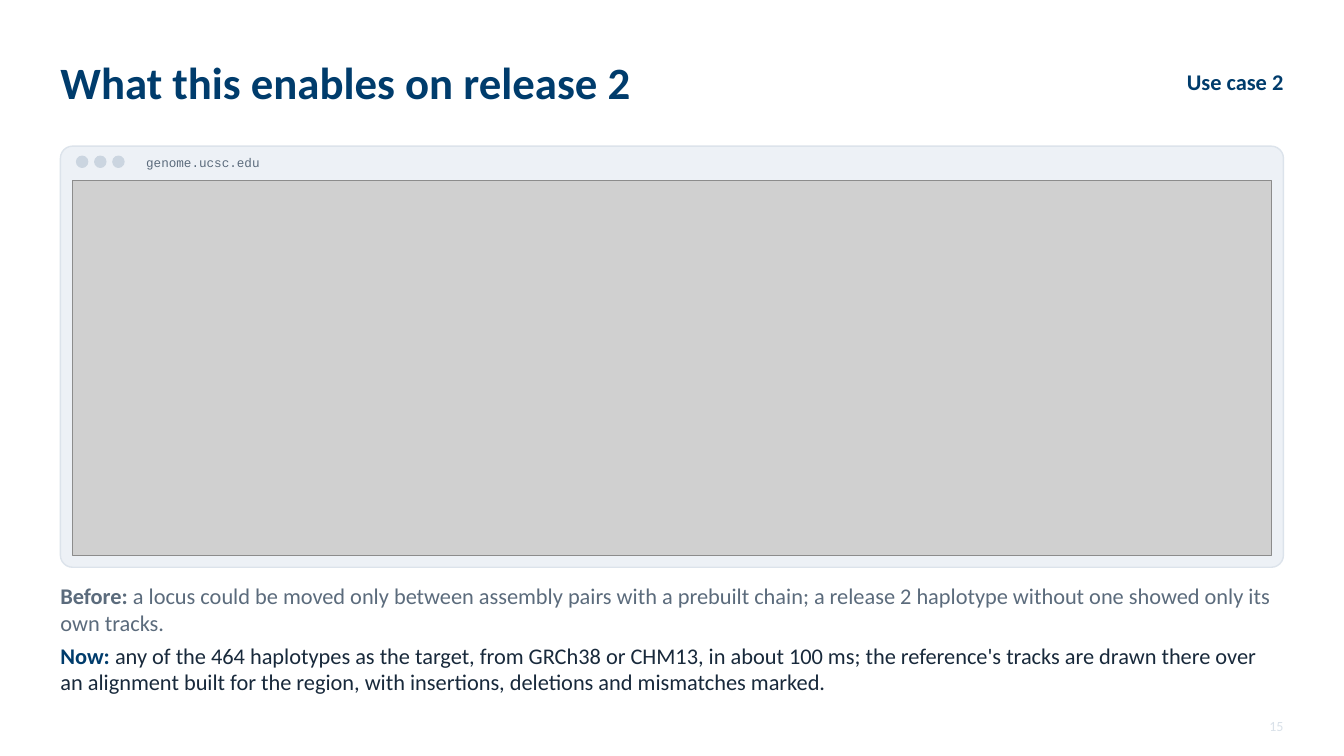
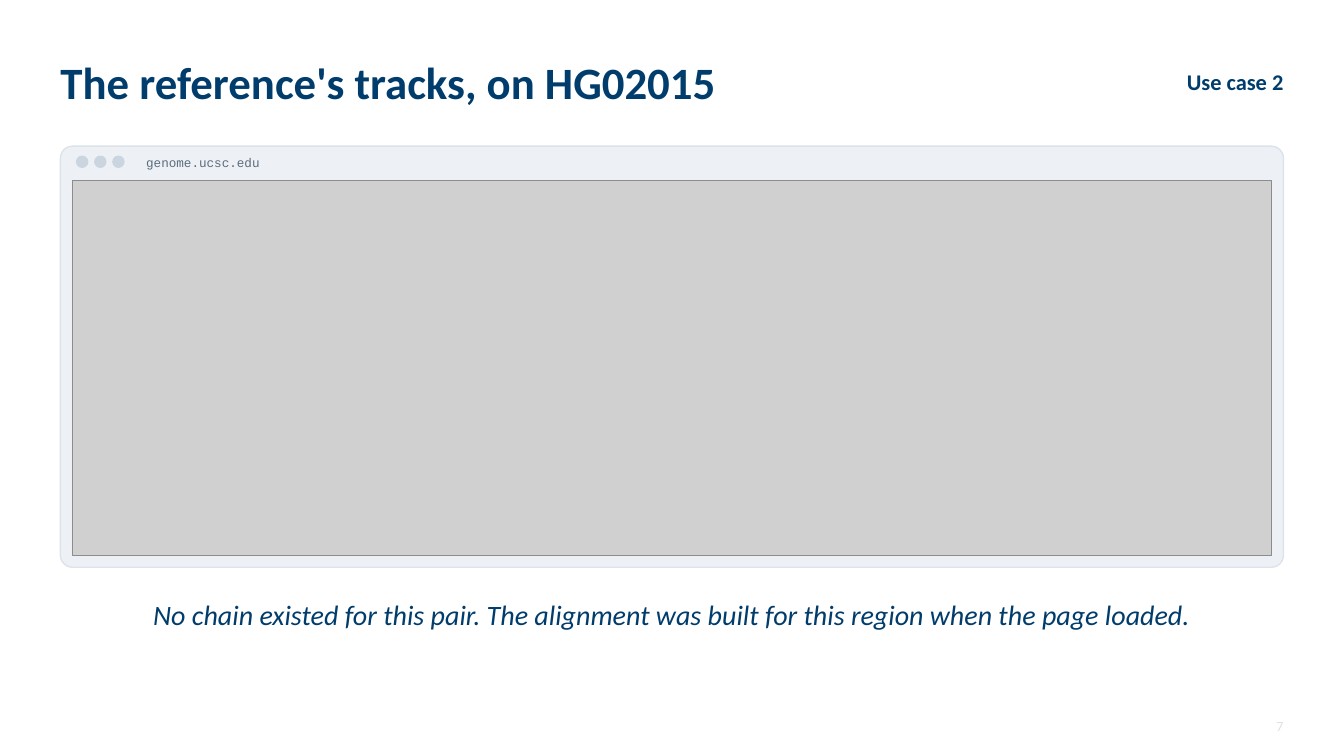
Before and after one commit to parsaeskandar/hprc_2026_poster, a slide deck: slide 7 of talk/HPRC2026_talk.pptx (slide 15 before the commit). Drawn at 1344x756 pixels with LibreOffice and Linux fonts; fonts in the diff are those of the drawing; grey boxes stand for pictures. Boxes give left, top, right and bottom in pixels: in the first picture for what was removed or moved away, otherwise in the second. Text is boxed around its words. In the diff, an @@ line names an element or a change of style, - is before the commit and + after.

```diff
--- a/talk/HPRC2026_talk.pptx
+++ b/talk/HPRC2026_talk.pptx
@@ text at box(60, 67, 715, 105): text changed @@
-What this enables on release 2
+The reference's tracks, on HG02015
@@ text at box(153, 605, 1189, 630): text changed; size 16 to 20 pt; text colour #18293B to #003C6C; italic on @@
-Before: a locus could be moved only between assembly pairs with a prebuilt chain; a release 2 haplotype without one showed only its own tracks.
-Now: any of the 464 haplotypes as the target, from GRCh38 or CHM13, in about 100 ms; the reference's tracks are drawn there over an alignment built for the region, with insertions, deletions and mismatches marked.
+No chain existed for this pair. The alignment was built for this region when the page loaded.
```
Also in this commit, not shown: 12 other slides changed, 5 slides added, 11 slides removed, 4 other files.
